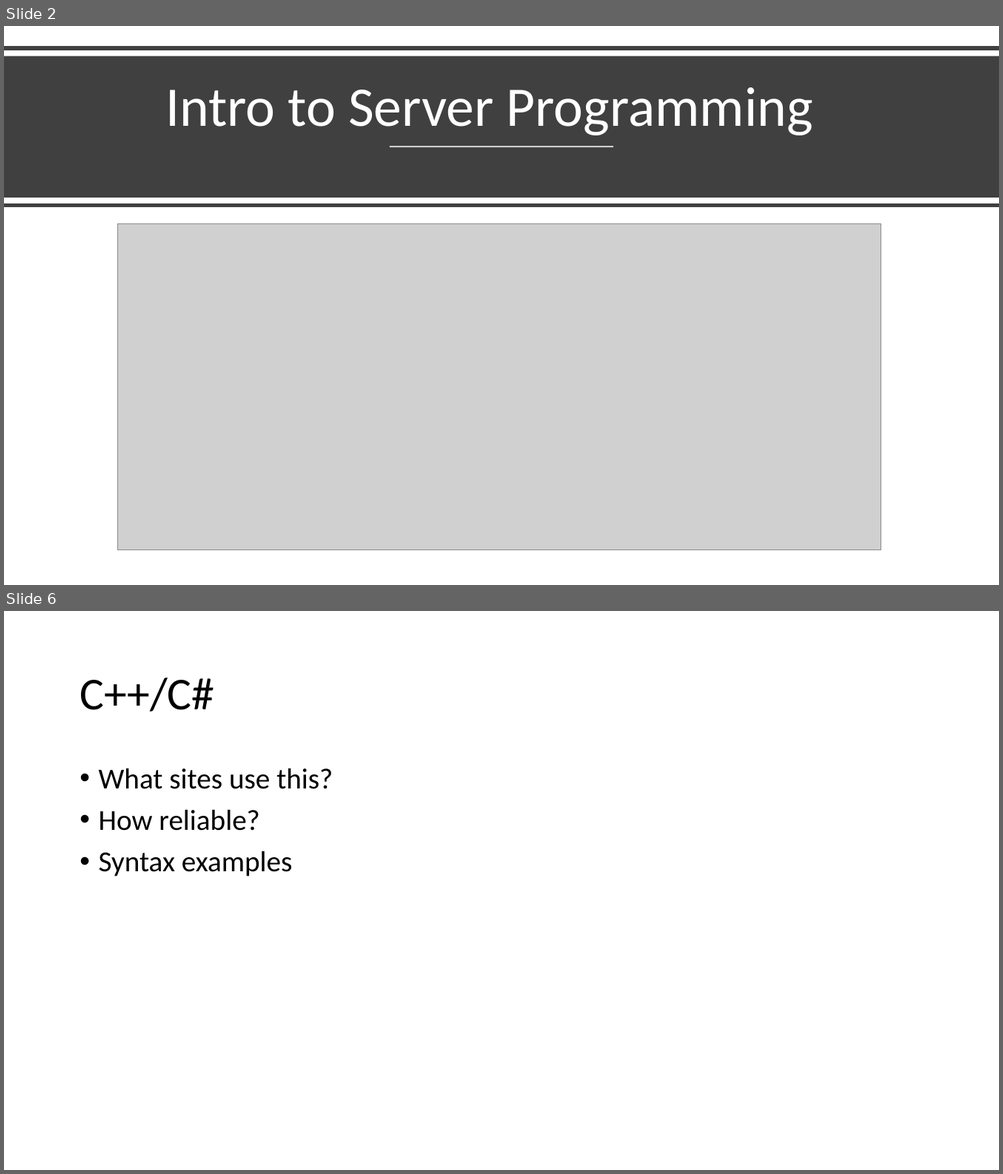
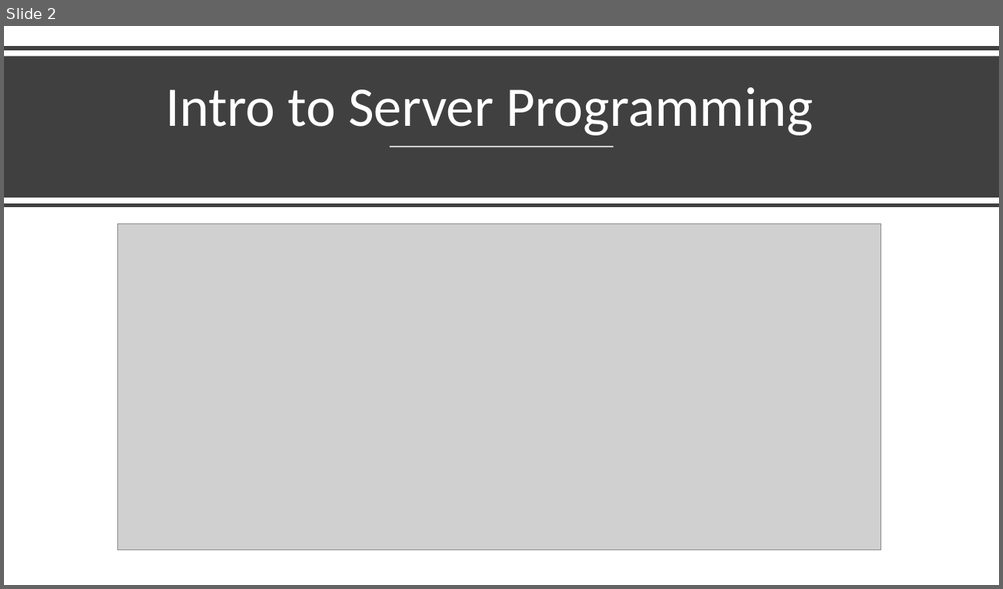
Before and after one commit to Tyler242/tyler242.github.io, a slide deck: server-side-languages.pptx. Shown one above the other, each under a label of ours: slides 2 and 6 before the commit, slide 2 after it; the slides between them are not shown. The pictures are 1003x1174 and 1003x589 pixels, drawn with LibreOffice and Linux fonts; fonts in the diff are those of the drawing; grey boxes stand for pictures. Boxes give left, top, right and bottom in pixels: in the first picture for what was removed or moved away, otherwise in the second. Text is boxed around its words. In the diff, an @@ line names an element or a change of style, - is before the commit and + after.

```diff
--- a/server-side-languages.pptx
+++ b/server-side-languages.pptx
@@ slide 6 removed at bbox=[4, 611, 999, 1170], background #FFFFFF @@
@@ title removed at bbox=[79, 678, 214, 712] @@
-C++/C#
@@ text removed at bbox=[99, 768, 333, 877] @@
-• What sites use this?
-• How reliable?
-• Syntax examples
```
Also in this commit, not shown: 1 slide changed, 6 slides added, 4 other slides removed.
